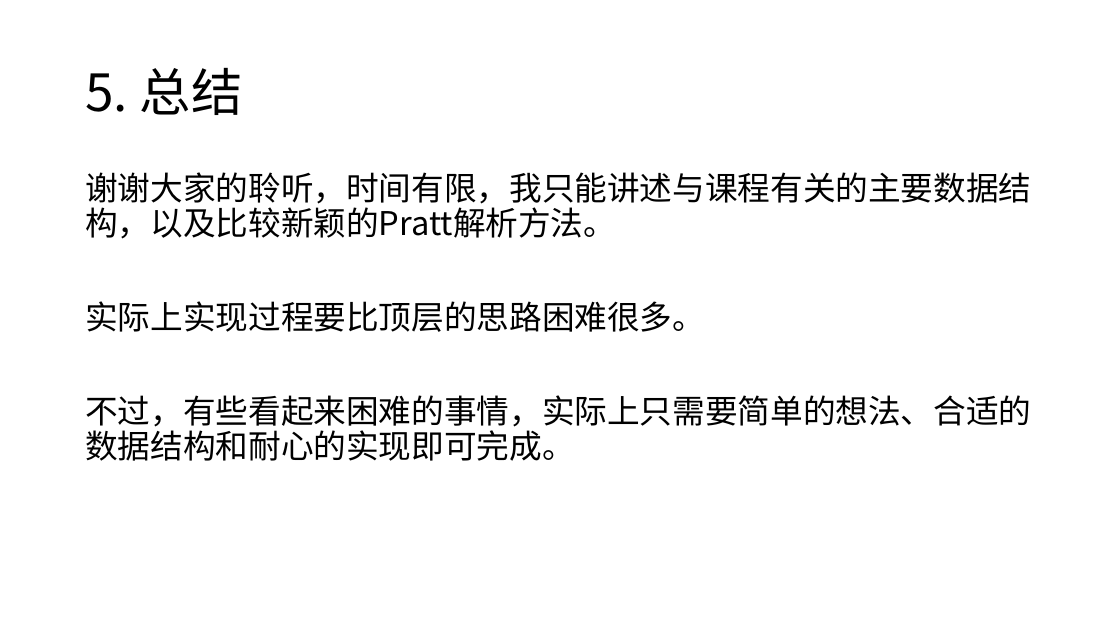
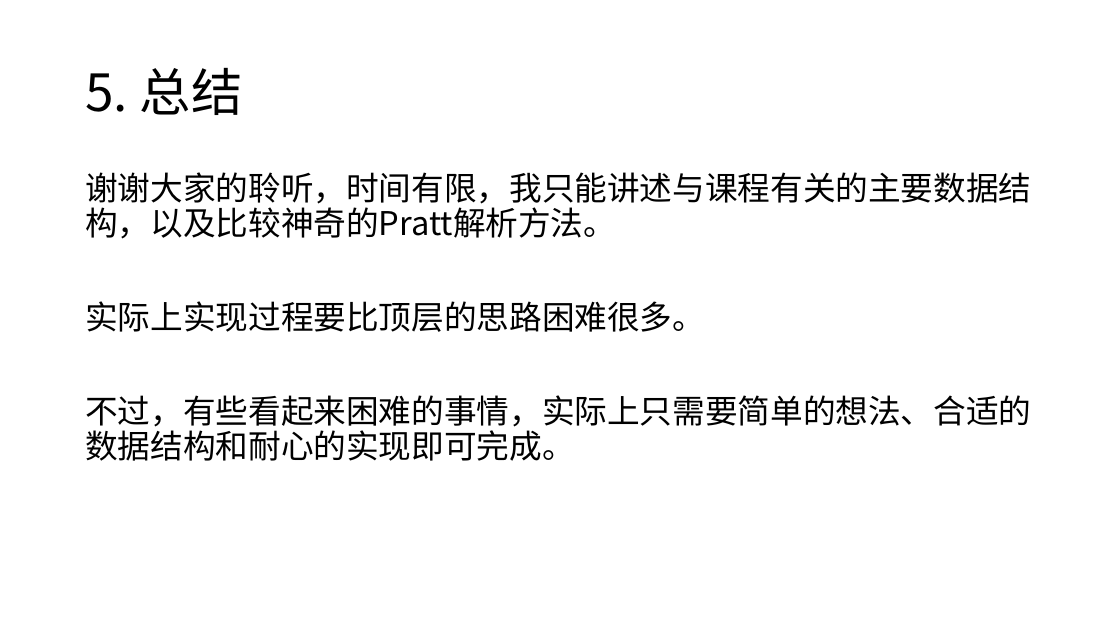
Before and after one commit to Blackteaxx/PythonDataAnalyze, a slide deck: slide 37 of Blakcteaxx/Clox.pptx (slide 38 before the commit). Drawn at 1120x630 pixels with LibreOffice and Linux fonts; fonts in the diff are those of the drawing. Boxes give left, top, right and bottom in pixels: in the first picture for what was removed or moved away, otherwise in the second. Text is boxed around its words. In the diff, an @@ line names an element or a change of style, - is before the commit and + after.

```diff
--- a/Blakcteaxx/Clox.pptx
+++ b/Blakcteaxx/Clox.pptx
@@ text at [85, 172, 1031, 239]: text changed @@
-谢谢大家的聆听，时间有限，我只能讲述与课程有关的主要数据结构，以及比较新颖的Pratt解析方法。
+谢谢大家的聆听，时间有限，我只能讲述与课程有关的主要数据结构，以及比较神奇的Pratt解析方法。
```
Also in this commit, not shown: 17 other slides changed, 2 slides added, 2 slides removed, 20 other files.
